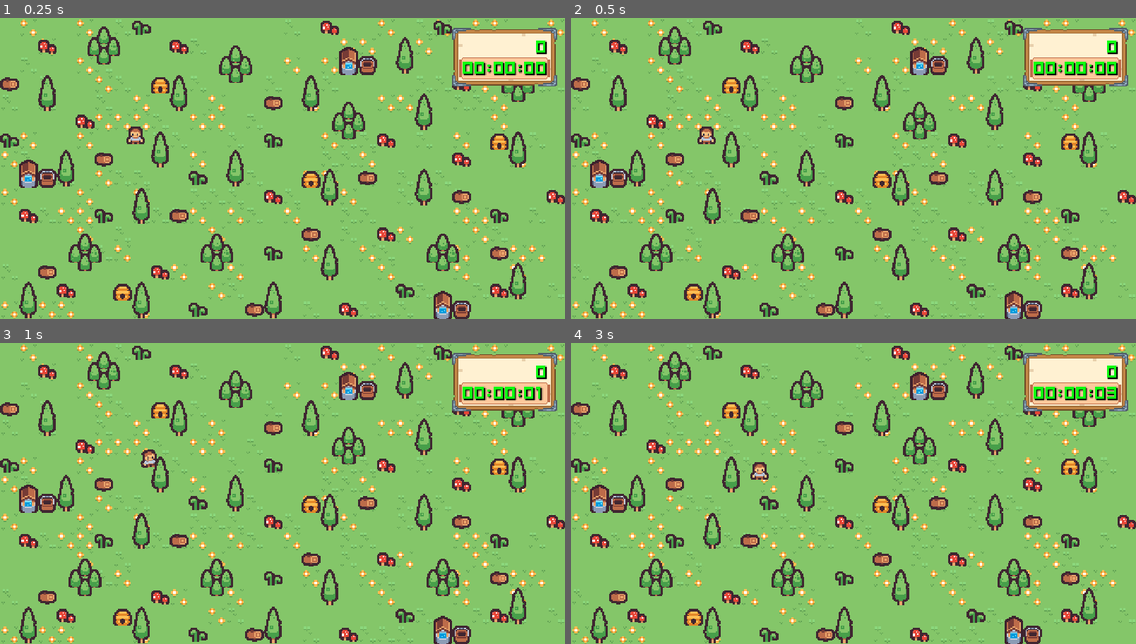
Above: before the commit, frames 1-4 (two rows, left to right).
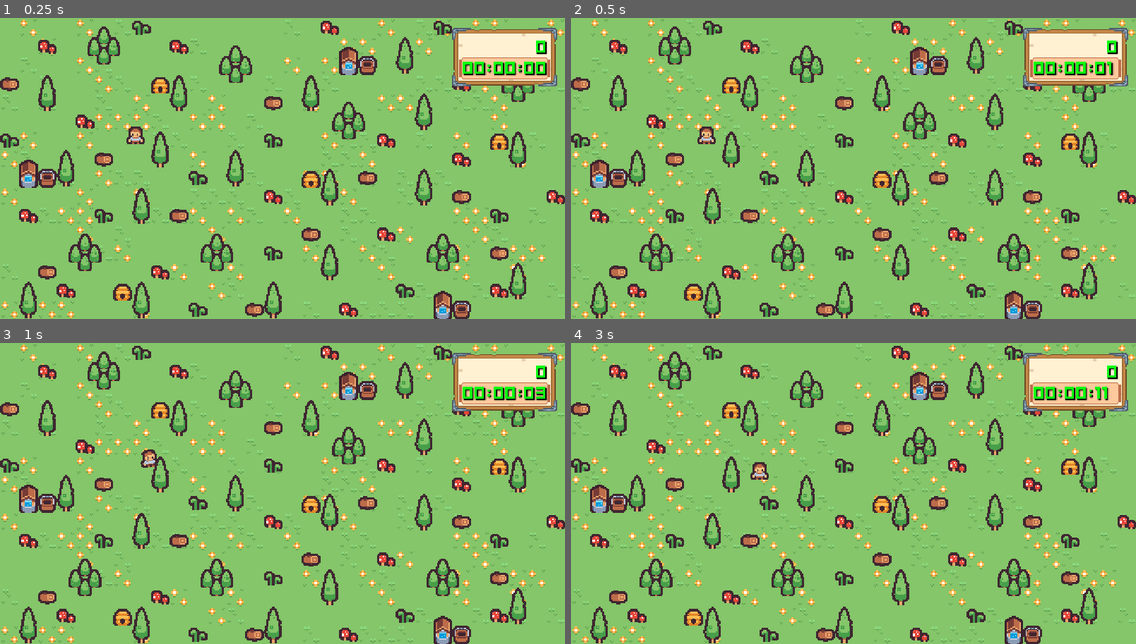
Above: after the commit, the same moments.

Repository: Karel95/godot4.3-arpg-v2.0
Game: Godot game, scene res://world.tscn
The game is run twice, just before and just after one commit, with the same random seed, the same clock (stepped at 60 frames per second) and the same inputs.
Inputs:
- Up to frame 1 (0.25 s): no input
- Up to frame 2 (0.5 s): no input
- Up to frame 3 (1 s): hold Right (ui_right) from 0.53 s (still down)
- Up to frame 4 (3 s): tap Enter at 1.25 s; release Right (ui_right) at 1.28 s; hold Down (ui_down) 1.28-2.03 s; hold Right (ui_right) 2.03-2.78 s; hold Up (ui_up) from 2.78 s (still down)

Frame 1 is identical in both runs. In frame 2, less than 0.1% of the frame differs, in the area x 94-97%, y 14-20%; in frame 3, less than 0.1%; in frame 4, 0.2%, in the area x 92-97%, y 14-20%.

Commit message:
actualizando

Diff:
--- a/project.godot
+++ b/project.godot
@@ -24,6 +24,24 @@
 window/stretch/mode="canvas_items"
 window/stretch/scale_mode="integer"
 
+[input]
+
+inc_speed={
+"deadzone": 0.5,
+"events": [Object(InputEventKey,"resource_local_to_scene":false,"resource_name":"","device":-1,"window_id":0,"alt_pressed":false,"shift_pressed":false,"ctrl_pressed":false,"meta_pressed":false,"pressed":false,"keycode":0,"physical_keycode":4194437,"key_label":0,"unicode":43,"location":0,"echo":false,"script":null)
+]
+}
+dec_speed={
+"deadzone": 0.5,
+"events": [Object(InputEventKey,"resource_local_to_scene":false,"resource_name":"","device":-1,"window_id":0,"alt_pressed":false,"shift_pressed":false,"ctrl_pressed":false,"meta_pressed":false,"pressed":false,"keycode":0,"physical_keycode":4194435,"key_label":0,"unicode":45,"location":0,"echo":false,"script":null)
+]
+}
+pause_time={
+"deadzone": 0.5,
+"events": [Object(InputEventKey,"resource_local_to_scene":false,"resource_name":"","device":-1,"window_id":0,"alt_pressed":false,"shift_pressed":false,"ctrl_pressed":false,"meta_pressed":false,"pressed":false,"keycode":0,"physical_keycode":80,"key_label":0,"unicode":112,"location":0,"echo":false,"script":null)
+]
+}
+
 [rendering]
 
 textures/canvas_textures/default_texture_filter=0
--- a/time/time_system.gd
+++ b/time/time_system.gd
@@ -4,7 +4,10 @@
 signal updated
 
 @export var date_time: DateTime
-@export var ticks_per_second: int = 6
+@export var ticks_per_sec_index: int = 1
+@export var ticks_per_sec_options: Array[int] = [2, 4, 8, 16, 32, 64, 128, 256]
+
+var is_paused: bool = false
 
 # Called when the node enters the scene tree for the first time.
 func _ready() -> void:
@@ -13,5 +16,23 @@
 
 # Called every frame. 'delta' is the elapsed time since the previous frame.
 func _process(delta: float) -> void:
-	date_time.increase_by_sec(delta * ticks_per_second)
+	if !OS.is_debug_build():
+		return
+
+	handle_input()
+
+	if is_paused:
+		return
+
+	date_time.increase_by_sec(delta * ticks_per_sec_options[ticks_per_sec_index])
 	updated.emit(date_time)
+
+func handle_input() -> void:
+	if Input.is_action_just_pressed("inc_speed"):
+		ticks_per_sec_index += 1
+	if Input.is_action_just_pressed("dec_speed"):
+		ticks_per_sec_index -= 1
+	if Input.is_action_just_pressed("pause_time"):
+		is_paused = !is_paused
+
+	ticks_per_sec_index = clamp(ticks_per_sec_index, 0, ticks_per_sec_options.size() - 1)
--- a/time/time_ui.tscn
+++ b/time/time_ui.tscn
@@ -78,6 +78,7 @@
 label_settings = ExtResource("2_83ffo")
 
 [node name="dots2" type="Label" parent="ClockControl"]
+layout_mode = 0
 offset_left = 47.0
 offset_right = 51.0
 offset_bottom = 23.0
@@ -85,6 +86,7 @@
 label_settings = ExtResource("2_83ffo")
 
 [node name="secs" type="Label" parent="ClockControl"]
+layout_mode = 0
 offset_left = 52.0
 offset_right = 72.0
 offset_bottom = 23.0
--- a/world.tscn
+++ b/world.tscn
@@ -188,7 +188,6 @@
 [node name="TimeSystem" type="Node" parent="."]
 script = ExtResource("3_n8ebr")
 date_time = SubResource("Resource_ws54b")
-ticks_per_second = 1
 
 [node name="CanvasLayer" type="CanvasLayer" parent="."]
 
